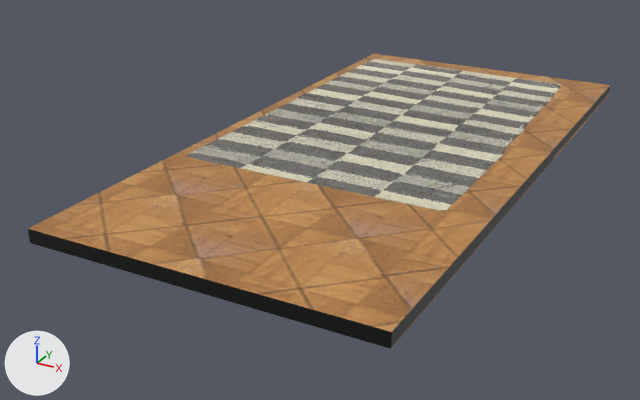
The glTF model Chão(Sala).glb as it was, and as the next commit left it.
Before and after are seen from a 50 mm lens placed at (5.55, -12.05, 4.9), pointed at (-0.66, -0.74, -0.75). Every picture has the same lights, and +X, +Y and +Z are marked at lower left. The older version comes first. Where no turn or scale is listed for an object, it has been applied to the vertices.

Before the edit, the objects in view are built like this:
```python
mat_material_018 = principled_material('Material.018')
mat_material_018.texture = img_carpet  # with its transparency
mat_material_018.roughness = 0.919
me_cube_004 = bpy.data.meshes.new('Cube.004')
me_cube_004.from_pydata(...)  # a box spanning x -2.5..2.5, y -5.0..5.0, z -0.1..0.1
me_cube_004.materials.append(mat_material_017)  # picture img_floor2texture
me_plane = bpy.data.meshes.new('Plane')
me_plane.from_pydata(...)  # 4 vertices, 2 faces; spans x -1.17..3.04, y -3.71..2.9, z 0.34
me_plane.materials.append(mat_material_018)  # picture img_carpet
ob_carpet = bpy.data.objects.new('Carpet', me_plane)
ob_carpet.location = (-1.14, 1.69, -0.23)
ob_floor2_col = bpy.data.objects.new('Floor2-col', me_cube_004)
ob_floor2_col.location = (0.0, 0.0, 0.0)
```
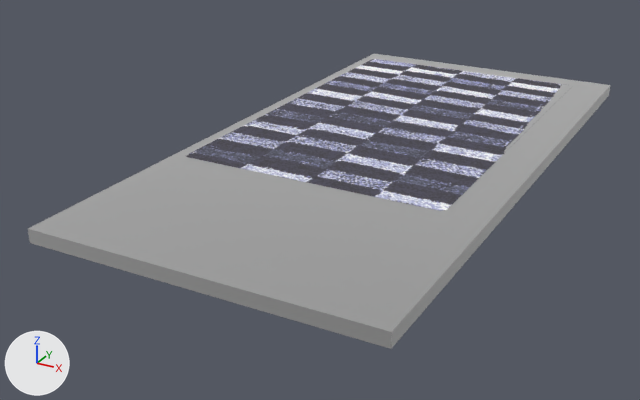
Edits to the bpy script that builds the scene:
```text
Add img_carpettexturenew:
    img_carpettexturenew = load_image('CarpetTextureNew', '_unpacked/CarpetTextureNew', 198, 296, 'sRGB')
Change mat_material_018:
    mat_material_018.texture: img_carpet -> img_carpettexturenew  # with its transparency
Add mat_material_074:
    mat_material_074 = principled_material('Material.074')
    mat_material_074.base_color = (0.277, 0.277, 0.277)  # grey #909090
    mat_material_074.roughness = 0.329
    mat_material_074.sheen_weight = 1.0
Change me_cube_004:
    where me_cube_004.from_pydata(...)  # 8 vertices, 12 faces; spans x -2.5..2.5, y -5.0..5.0, z -0.1..0.1
    remove me_cube_004.materials.append(mat_material_017)  # picture img_floor2texture
    add me_cube_004.materials.append(mat_material_074)  # grey #909090
```

Pixel boxes (x1, y1, x2, y2) of what changed, in the pictures (640 x 400 px):
'Floor2-col', recoloured (orange to grey): (28, 54, 610, 349) in both
'Carpet', surface changed: (187, 59, 561, 211) in both
